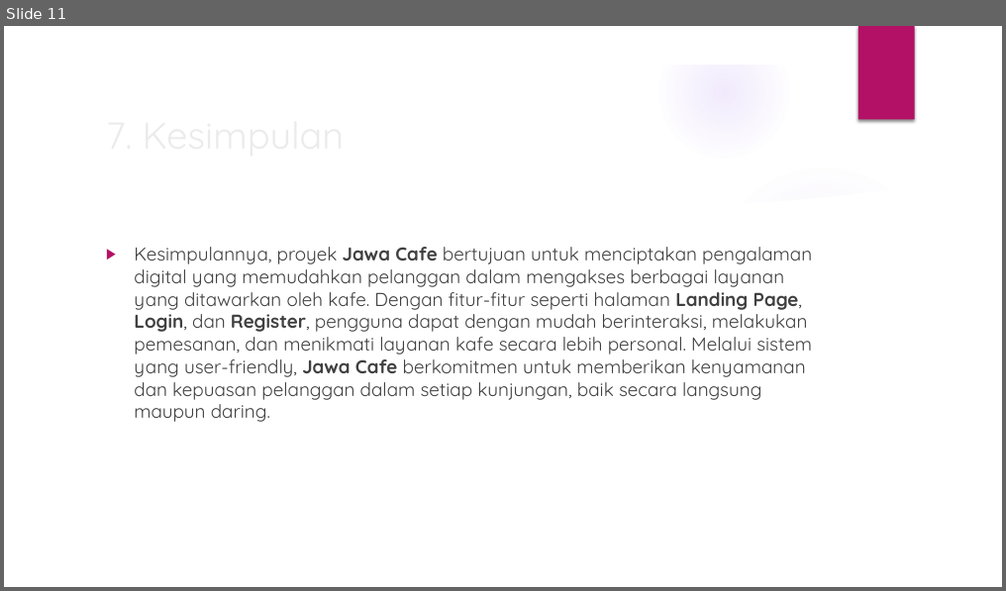
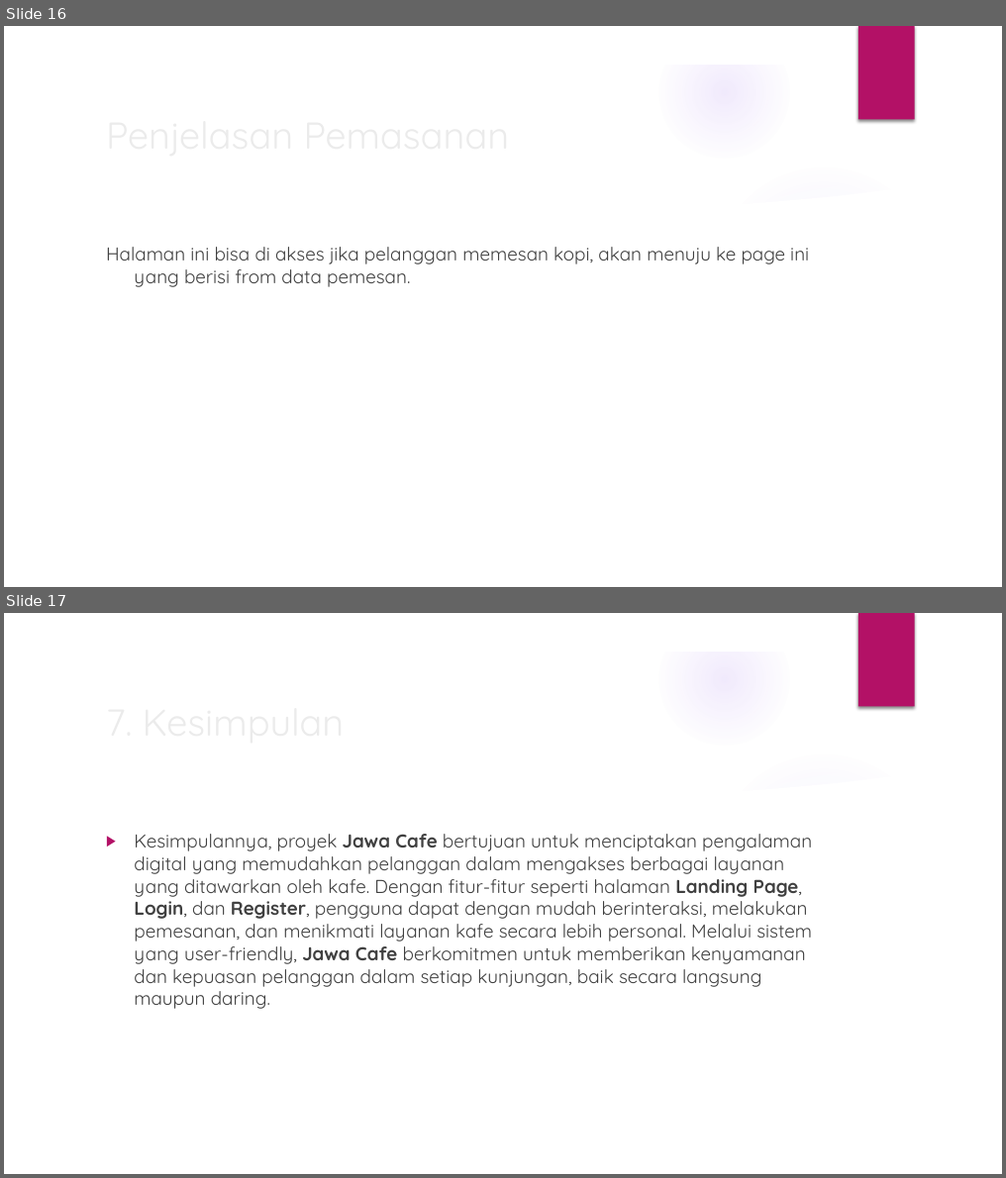
Before and after one commit to fadlan11234/kelompok4_projek, a slide deck: laporan ppt/kelompok4-xtjkt.pptx. Shown one above the other, each under a label of ours: slide 11 before the commit, slides 16 and 17 after it. The pictures are 1006x591 and 1006x1178 pixels, drawn with LibreOffice and Linux fonts; fonts in the diff are those of the drawing; background and template pictures are left out. Boxes give left, top, right and bottom in pixels: in the first picture for what was removed or moved away, otherwise in the second. Text is boxed around its words. In the diff, an @@ line names an element or a change of style, - is before the commit and + after.

```diff
--- a/laporan ppt/kelompok4-xtjkt.pptx
+++ b/laporan ppt/kelompok4-xtjkt.pptx
@@ slide 16 added at (4,26,1002,587), background picture (left out); not listed: 9 template elements that a slide beside it also shows @@
@@ title added at (98,105,816,163), 36 pt, text #EBEBEB @@
+Penjelasan Pemasanan
@@ text added at (106,247,809,287), 18 pt, text #404040 @@
+Halaman ini bisa di akses jika pelanggan memesan kopi, akan menuju ke page ini yang berisi from data pemesan.
@@ what was slide 11 is now slide 17 @@
```
Also in this commit, not shown: 3 slides changed, 5 other slides added, 1 other file.
